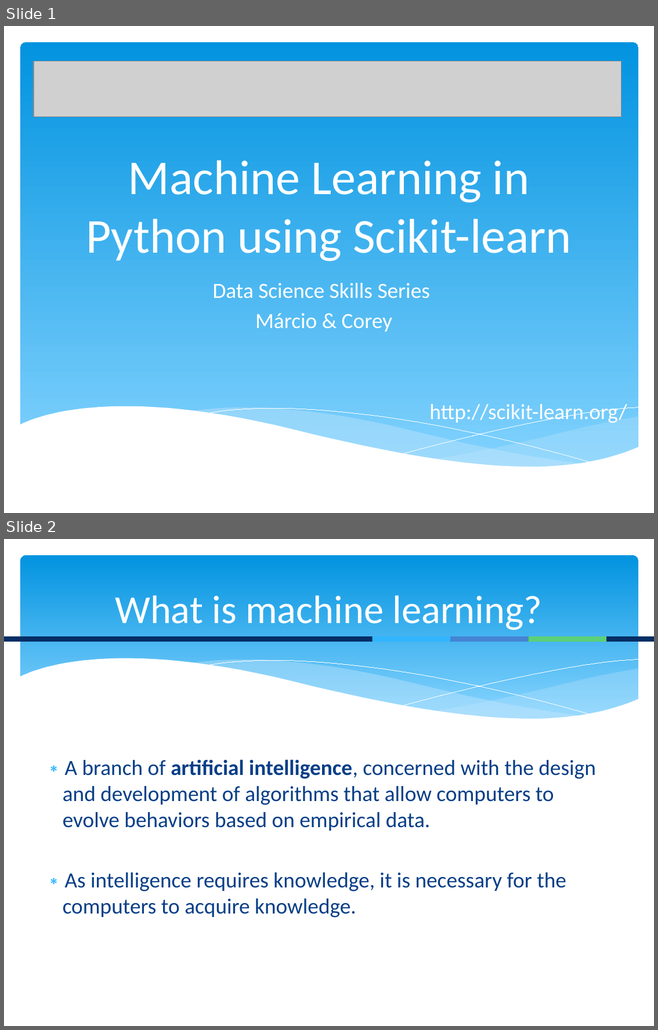
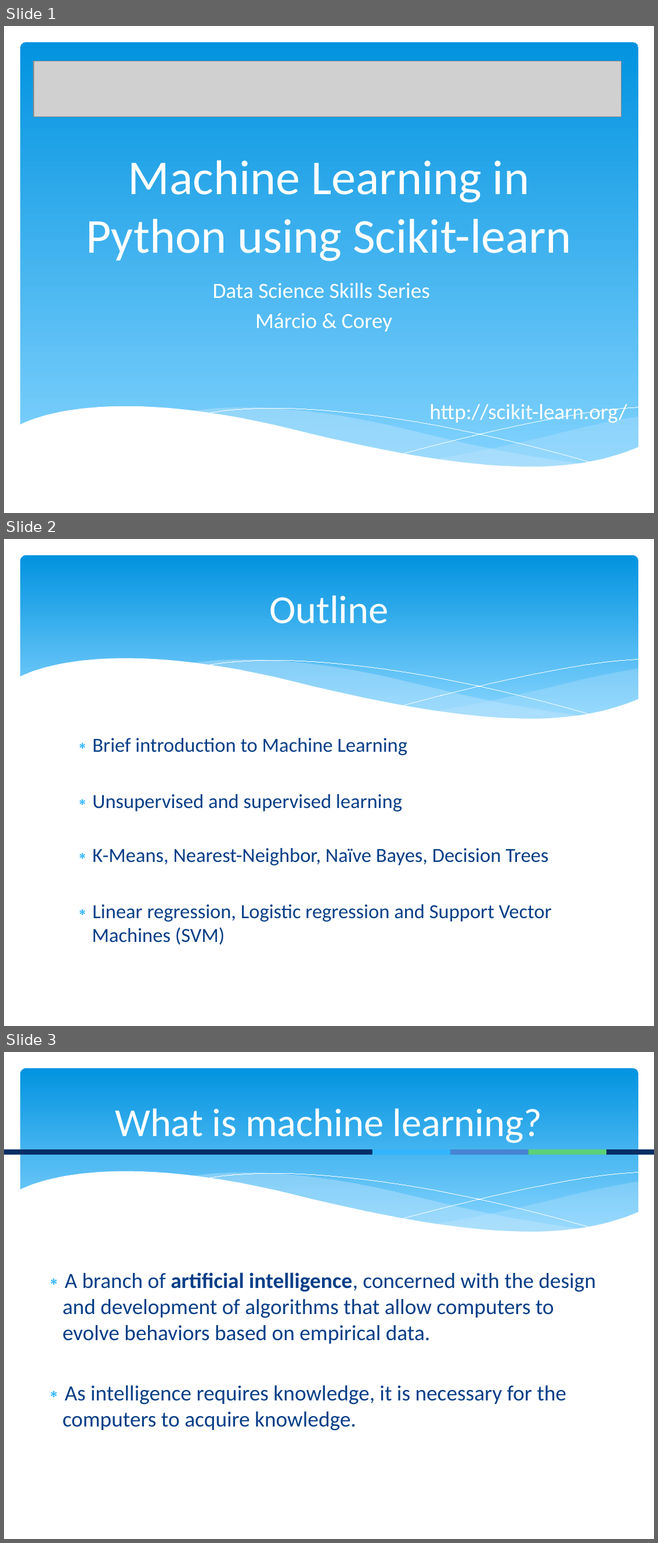
Before and after one commit to marcio-mourao/marcio-mourao.github.io, a slide deck: Machine_Learning.pptx. Shown one above the other, each under a label of ours: slides 1 and 2 before the commit, slides 1, 2 and 3 after it. The pictures are 658x1030 and 658x1543 pixels, drawn with LibreOffice and Linux fonts; fonts in the diff are those of the drawing; grey boxes stand for pictures. Boxes give left, top, right and bottom in pixels: in the first picture for what was removed or moved away, otherwise in the second. Text is boxed around its words. In the diff, an @@ line names an element or a change of style, - is before the commit and + after.

```diff
--- a/Machine_Learning.pptx
+++ b/Machine_Learning.pptx
@@ slide 2 added at [4, 539, 654, 1026], background #FFFFFF; not listed: 6 template elements that a slide beside it also shows @@
@@ title added at [269, 595, 388, 624], 44 pt, text #FFFFFF @@
+Outline
@@ text added at [92, 738, 552, 945], 22.2 pt, text #073E87 @@
+∗ Brief introduction to Machine Learning
+∗ Unsupervised and supervised learning
+∗ K-Means, Nearest-Neighbor, Naïve Bayes, Decision Trees
+∗ Linear regression, Logistic regression and Support Vector Machines (SVM)
@@ what was slide 2 is now slide 3 @@
```
Also in this commit, not shown: 17 slides changed, 3 other slides added, 4 other files.
